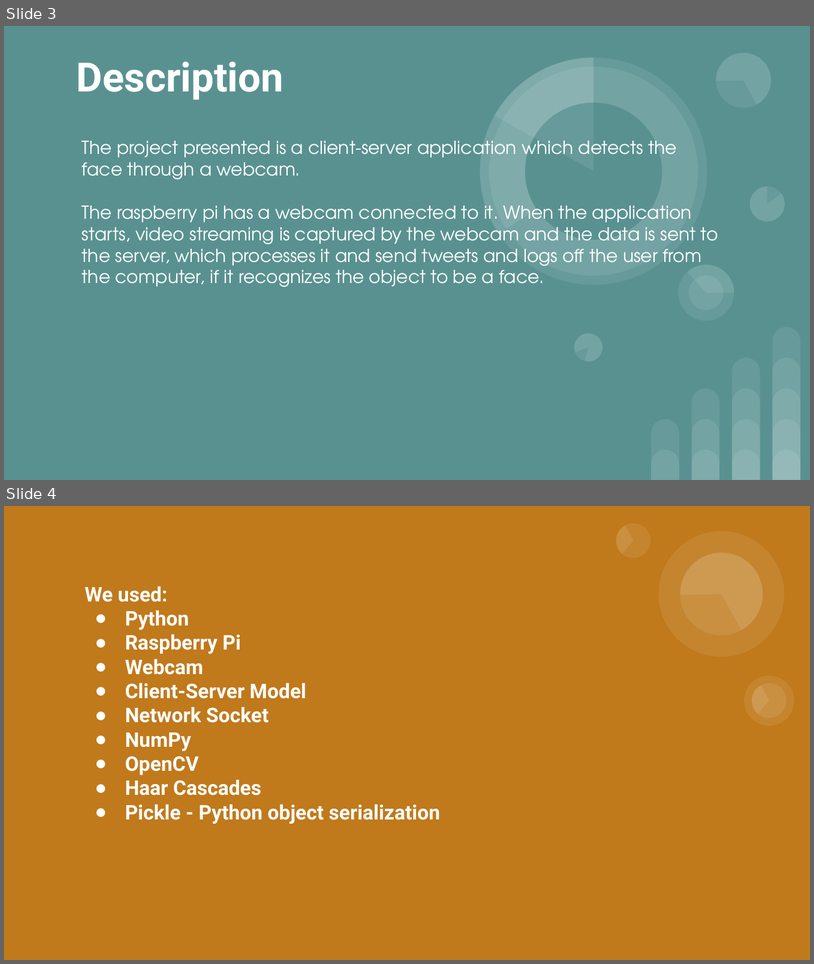
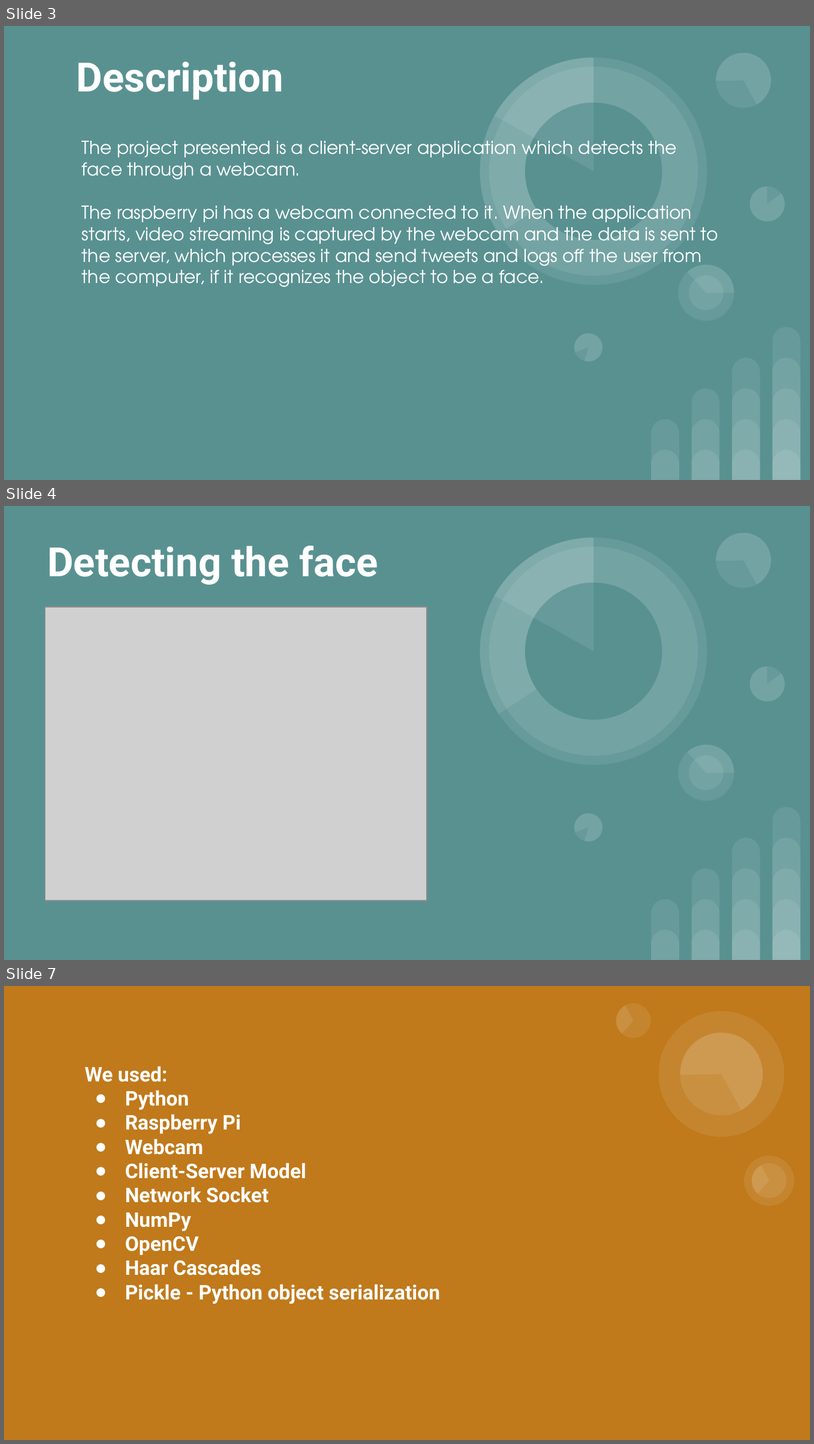
Before and after one commit to aracovan/MSproject, a slide deck: MS PPT Facial recognition.pptx. Shown one above the other, each under a label of ours: slides 3 and 4 before the commit, slides 3, 4 and 7 after it; the slides between them are not shown. The pictures are 814x964 and 814x1444 pixels, drawn with LibreOffice and Linux fonts; fonts in the diff are those of the drawing; grey boxes stand for pictures. Boxes give left, top, right and bottom in pixels: in the first picture for what was removed or moved away, otherwise in the second. Text is boxed around its words. In the diff, an @@ line names an element or a change of style, - is before the commit and + after.

```diff
--- a/MS PPT Facial recognition.pptx
+++ b/MS PPT Facial recognition.pptx
@@ slide 4 added at <box>4,506,810,960</box>, background #599191; not listed: 28 template elements that a slide beside it also shows @@
@@ title added at <box>47,546,378,585</box>, 36 pt, text #FFFFFF, bold @@
+Detecting the face
@@ picture added at <box>45,607,428,900</box> @@
@@ what was slide 4 is now slide 7 @@
```
Also in this commit, not shown: 2 slides changed, 7 other slides added.
